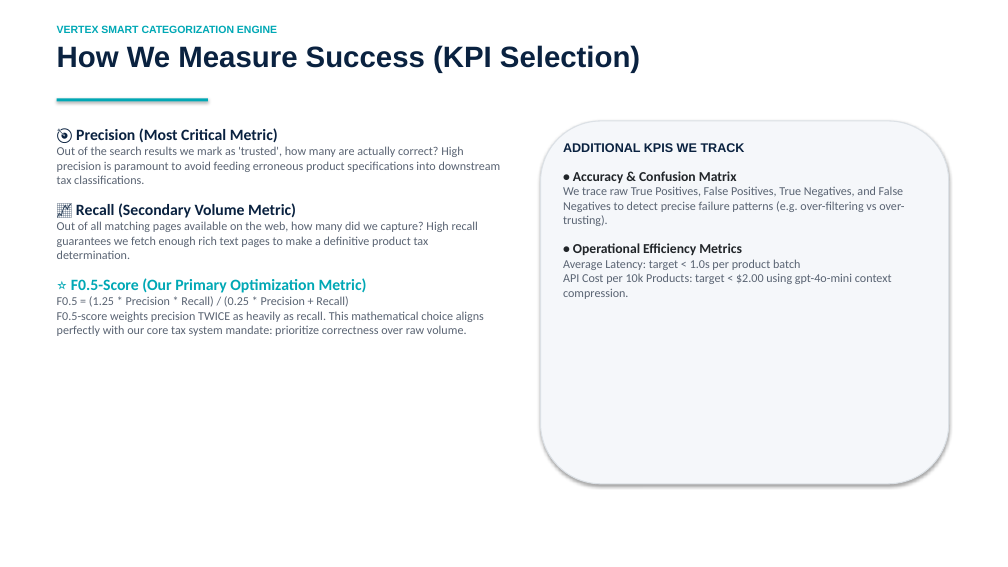
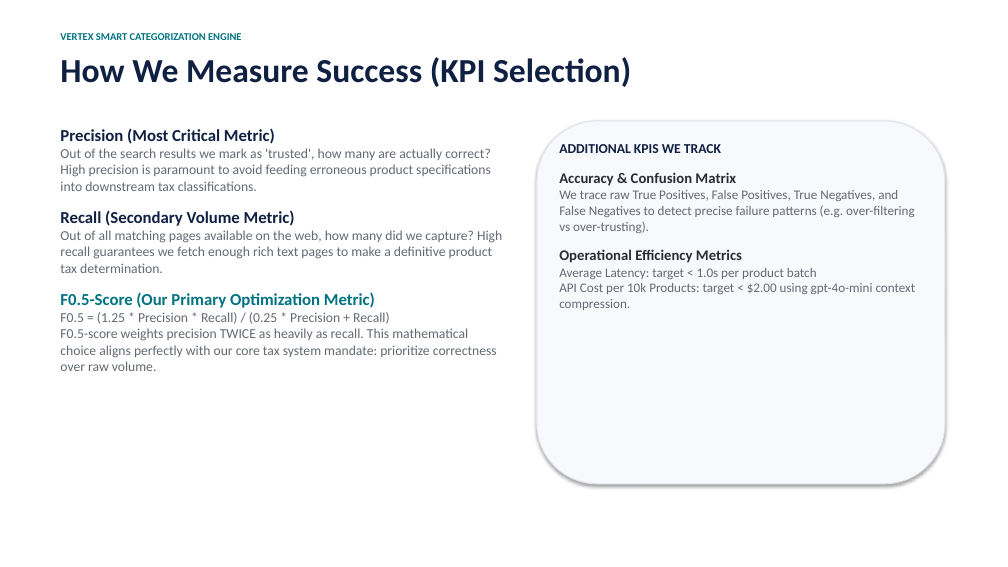
Before and after one commit to rahiakil/tkhome, a slide deck: slide 5 of presentation_slides.pptx. Drawn at 1008x567 pixels with LibreOffice and Linux fonts; fonts in the diff are those of the drawing. Boxes give left, top, right and bottom in pixels: in the first picture for what was removed or moved away, otherwise in the second. Text is boxed around its words. In the diff, an @@ line names an element or a change of style, - is before the commit and + after.

```diff
--- a/presentation_slides.pptx
+++ b/presentation_slides.pptx
@@ text "VERTEX SMART CATEGORIZATION ENGINE": place and size @@
-text "VERTEX SMART CATEGORIZATION ENGINE" at (57,25,277,33)
+text "VERTEX SMART CATEGORIZATION ENGINE" at (60,33,241,40)
@@ text "VERTEX SMART CATEGORIZATION ENGINE" at (60,33,241,40): font Arial to Calibri, text colour #00A8B5 to #007382 @@
@@ text "How We Measure Success (KPI ...": place and size @@
-text "How We Measure Success (KPI ..." at (57,45,640,73)
+text "How We Measure Success (KPI ..." at (60,57,631,87)
@@ text "How We Measure Success (KPI ..." at (60,57,631,87): size 28 to 32 pt, font Arial to Calibri, text colour #0A2240 to #0F2043 @@
@@ rectangle removed at (57,98,208,101) @@
@@ text at (60,128,275,144): text changed; size 15 to 16 pt; text colour #0A2240 to #0F2043 @@
-🎯 Precision (Most Critical Metric)
+Precision (Most Critical Metric)
@@ text at (60,148,502,371): size 11.5 to 13 pt, text colour #5A6473 to #646973 in "Out of the search results we mark ...", "Out of all matching pages available on ...", "F0.5 = (1.25 * Precision * Recall) ..." @@
@@ rounded rectangle: place and size @@
-rounded rectangle at (541,121,949,484)
+rounded rectangle at (537,121,945,484)
@@ rounded rectangle at (537,121,945,484): fill #F5F7FA to #F8F9FC; outline #DCE1E6 1 pt to #E1E4EB 1 pt @@
@@ text at (559,144,916,310): size 12 to 13 pt, font Arial to Calibri, text colour #0A2240 to #0F2043 in "ADDITIONAL KPIS WE TRACK"; size 11.5 to 12.5 pt, text colour #5A6473 to #646973 in "We trace raw True Positives, False Positives, ...", "Average Latency: target < 1.0s per product ..." @@
@@ text at (559,172,736,186): text changed; size 13 to 14 pt; text colour #212529 to #282D34 @@
-• Accuracy & Confusion Matrix
+Accuracy & Confusion Matrix
@@ text at (60,210,295,226): text changed; size 15 to 16 pt; text colour #0A2240 to #0F2043 @@
-📈 Recall (Secondary Volume Metric)
+Recall (Secondary Volume Metric)
@@ text at (559,249,742,263): text changed; size 13 to 14 pt; text colour #212529 to #282D34 @@
-• Operational Efficiency Metrics
+Operational Efficiency Metrics
@@ text at (60,292,375,308): text changed; size 15 to 16 pt; text colour #00A8B5 to #007382 @@
-⭐ F0.5-Score (Our Primary Optimization Metric)
+F0.5-Score (Our Primary Optimization Metric)
```
Also in this commit, not shown: 7 other slides changed, 3 other files.
